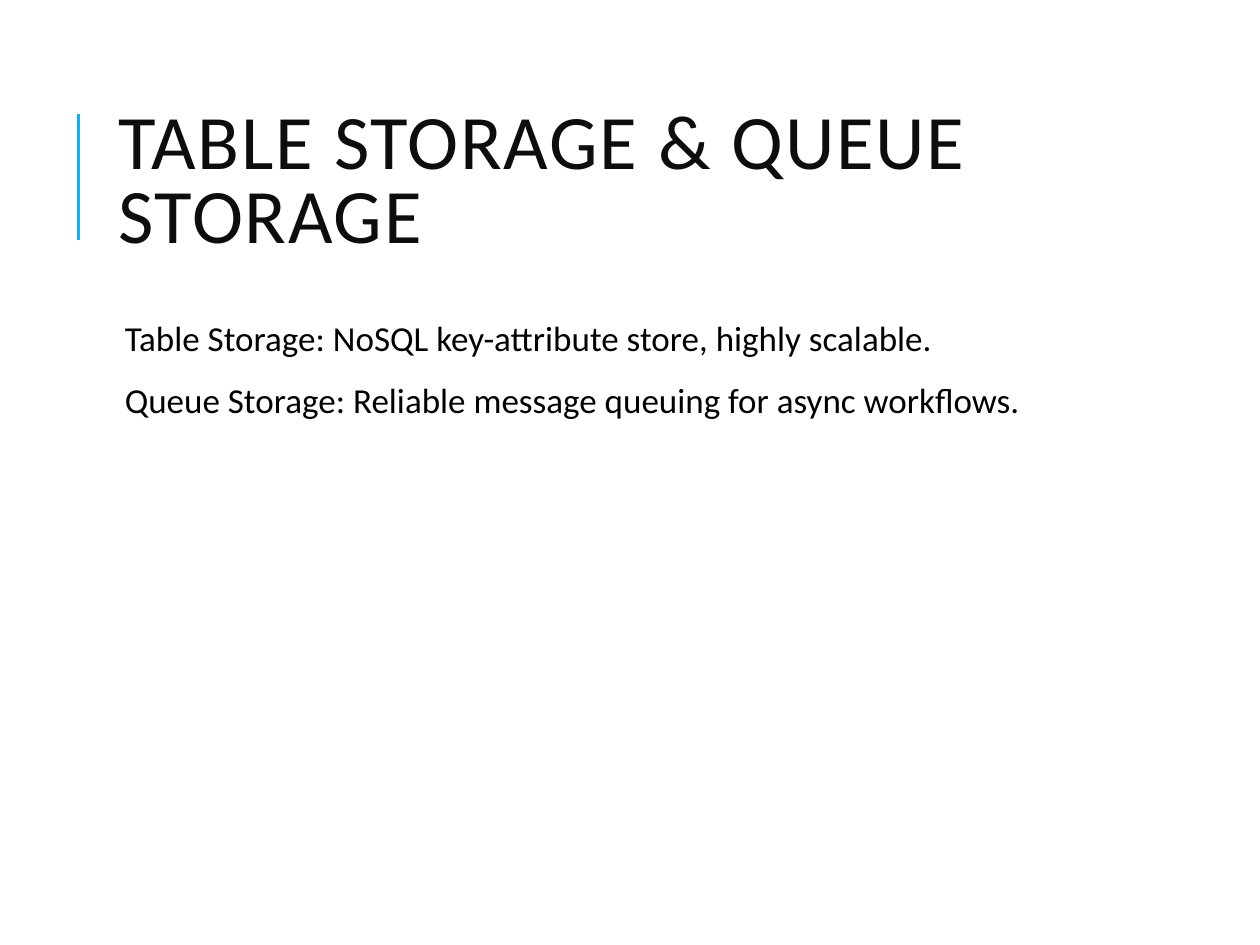
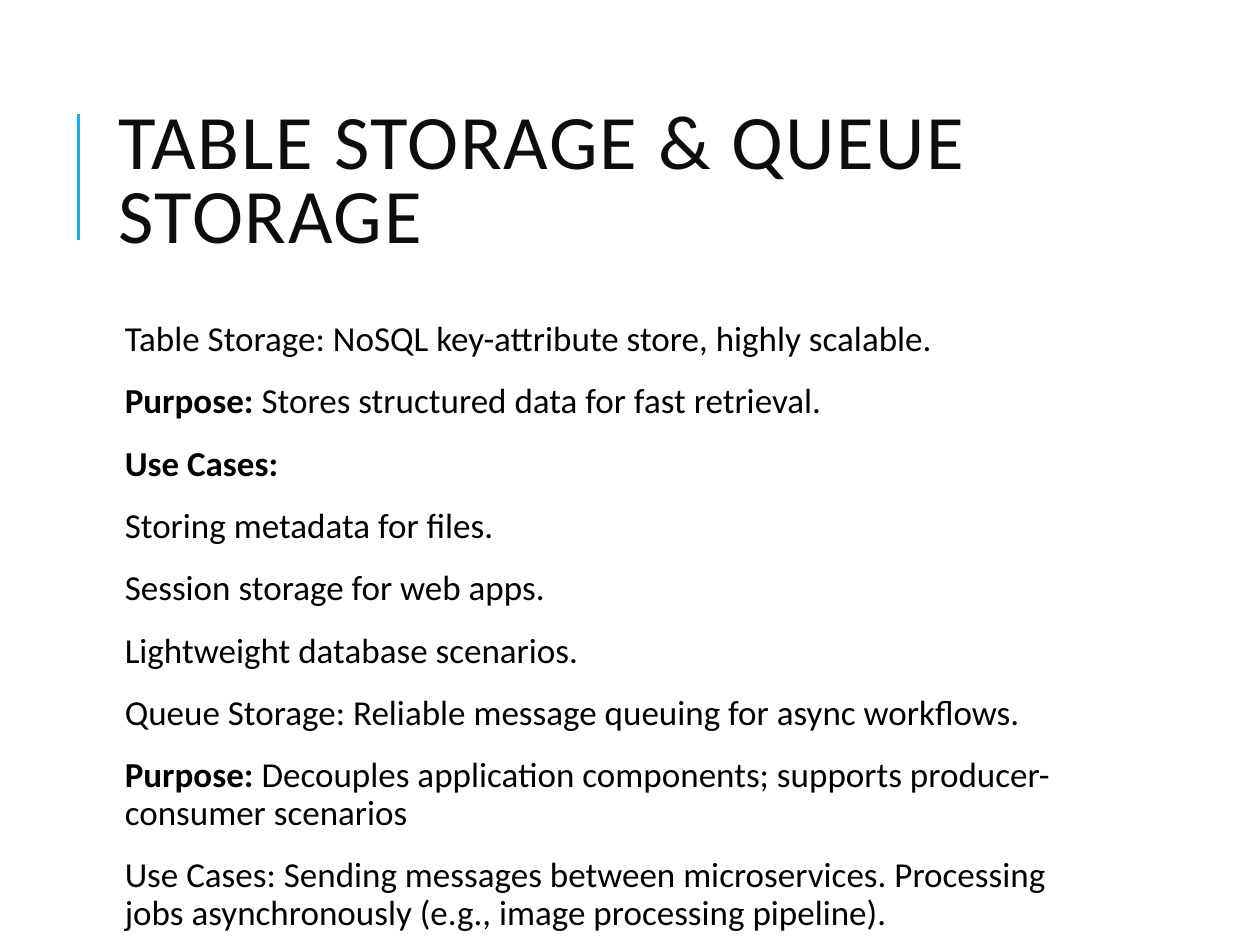
Before and after one commit to vivek1570/DE-Content-WithSnowflakes, a slide deck: slide 7 of Week-1/Day-2/Azure_Storage_Deep_Dive.pptx (slide 6 before the commit). Drawn at 1260x945 pixels with LibreOffice and Linux fonts; fonts in the diff are those of the drawing. Boxes give left, top, right and bottom in pixels: in the first picture for what was removed or moved away, otherwise in the second. Text is boxed around its words. In the diff, an @@ line names an element or a change of style, - is before the commit and + after.

```diff
--- a/Week-1/Day-2/Azure_Storage_Deep_Dive.pptx
+++ b/Week-1/Day-2/Azure_Storage_Deep_Dive.pptx
@@ text at bbox=[125, 388, 821, 669]: paragraphs added @@
+  Purpose: Stores structured data for fast retrieval.
+  Use Cases:
+  Storing metadata for files.
+  Session storage for web apps.
+  Lightweight database scenarios.
@@ text at bbox=[125, 762, 1049, 931]: paragraphs added @@
+  Purpose: Decouples application components; supports producer-consumer scenarios
+  Use Cases: Sending messages between microservices. Processing jobs asynchronously (e.g., image processing pipeline).
```
Also in this commit, not shown: 3 other slides changed, 1 slide added, 2 other files.
